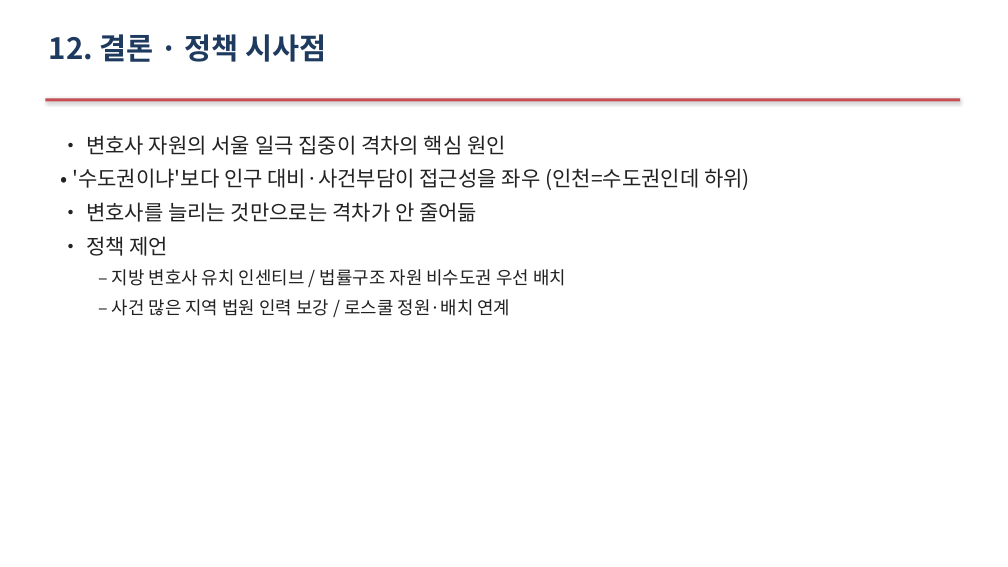
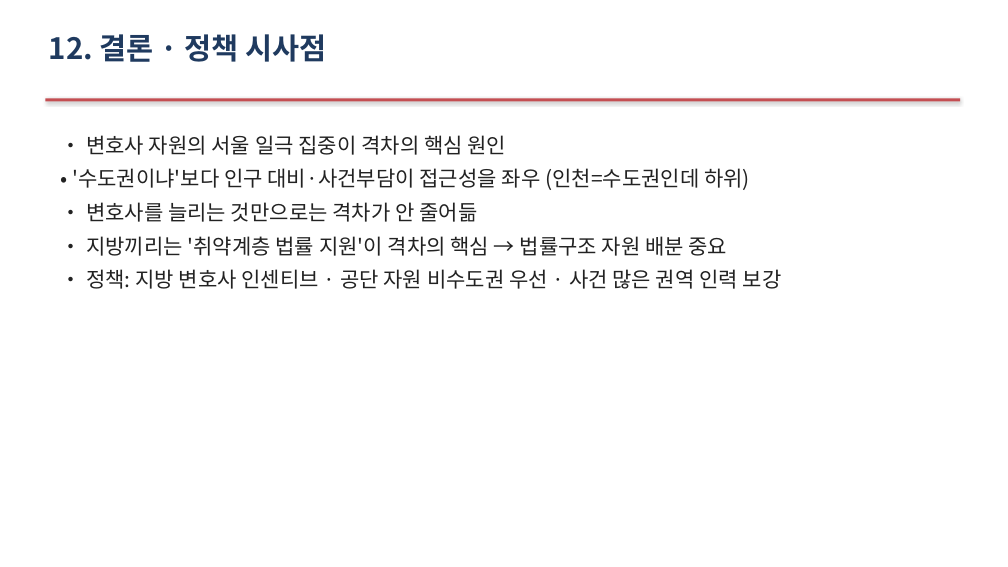
Before and after one commit to Allenkeem/llai-project, a slide deck: slide 18 of reports/발표자료.pptx (slide 17 before the commit). Drawn at 1008x567 pixels with LibreOffice and Linux fonts; fonts in the diff are those of the drawing. Boxes give left, top, right and bottom in pixels: in the first picture for what was removed or moved away, otherwise in the second. Text is boxed around its words. In the diff, an @@ line names an element or a change of style, - is before the commit and + after.

```diff
--- a/reports/발표자료.pptx
+++ b/reports/발표자료.pptx
@@ text at (86,236,782,289): text changed; size 17 to 20 pt @@
-• 정책 제언
-  – 지방 변호사 유치 인센티브 / 법률구조 자원 비수도권 우선 배치
-  – 사건 많은 지역 법원 인력 보강 / 로스쿨 정원·배치 연계
+• 지방끼리는 '취약계층 법률 지원'이 격차의 핵심 → 법률구조 자원 배분 중요
+• 정책: 지방 변호사 인센티브 · 공단 자원 비수도권 우선 · 사건 많은 권역 인력 보강
```
Also in this commit, not shown: 4 other slides changed, 1 slide added, 1 other file.
